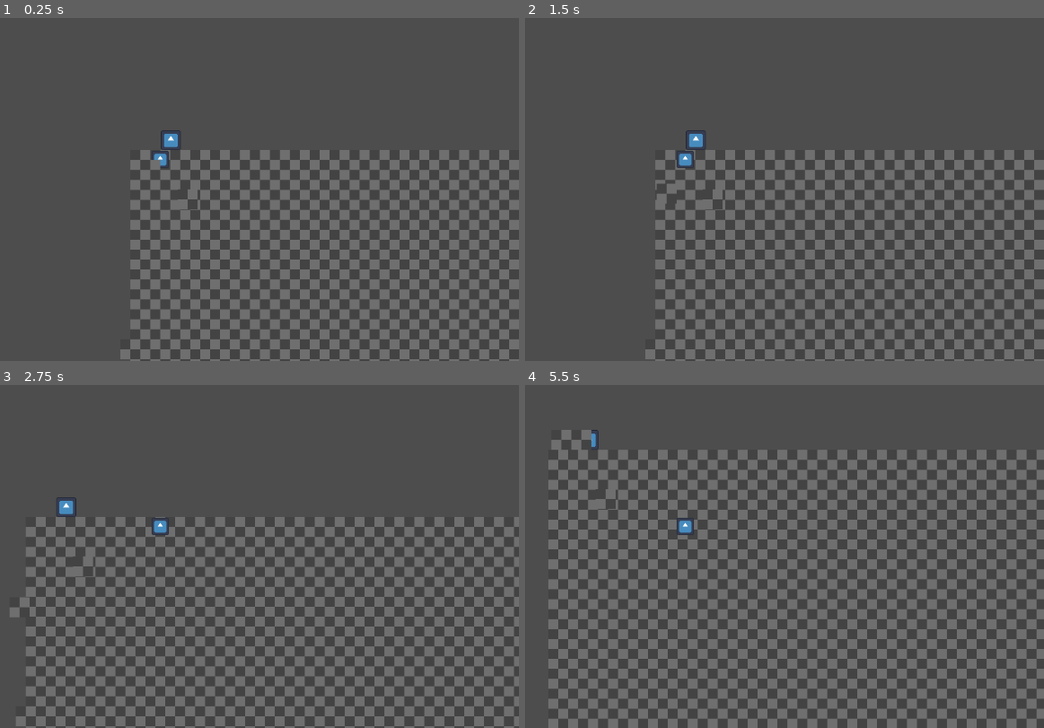
Above: before the commit, frames 1-4 (two rows, left to right).
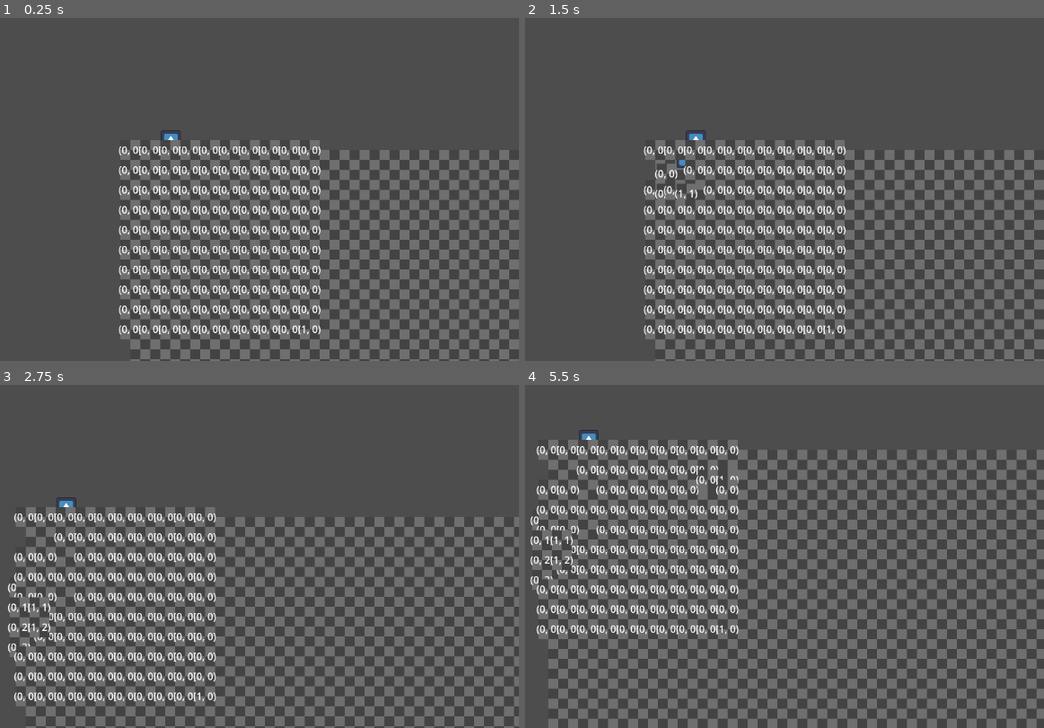
Above: after the commit, the same moments.

Repository: Xelasari/Acerola-Jam-0
Game: Godot game, scene res://game.tscn
Same seed, same stepped clock (60 frames per second), same inputs: the game is played once before the commit and once after it. The project has no main scene, so this scene is started directly. The engine's default icon, where the game draws it, is replaced by a stand-in: a white triangle on a blue panel in a dark square.
Inputs (mouse positions are in pixels of both pictures, inside the frame that each line leads up to):
- Up to frame 1 (0.25 s): no input
- Up to frame 2 (1.5 s): tap Enter at 0.5 s; drag from (711, 199) to (758, 69) at 0.52 s; tap Space at 1.25 s; drag from (675, 168) to (649, 240) at 1.27 s
- Up to frame 3 (2.75 s): tap Enter at 2 s; move the mouse to (332, 717) at 2.02 s; hold D (right) from 2.03 s (still down); click (332, 717) at 2.1 s
- Up to frame 4 (5.5 s): release D (right) at 2.75 s; drag from (550, 717) to (582, 508) at 2.77 s; tap Space at 3.5, 5 s; drag from (561, 508) to (748, 703) at 3.52 s; tap Enter at 4.25 s; drag from (outside the picture) to (608, 566) at 4.27 s; move the mouse to (722, 525) at 5.02 s; hold S (down) from 5.03 s (still down); click (722, 525) at 5.1 s

The runs differ from the first frame. In frame 1, 5.9% of the frame differs, in the area x 22-62%, y 35-100%; in frame 2, 6.1%; in frame 3, 6.0%; in frame 4, 6.3%, in the area x 1-42%, y 13-75%.

Commit message:
Tile merging mechanic now works (nice)

Diff:
--- a/Tile.gd
+++ b/Tile.gd
@@ -9,14 +9,19 @@
 var local_position : Vector2i
 var parent_tile_group : Node
 
+# This is used to move all tiles attached to
+var tiles_connected_to : Array
+
 signal start_drag()
 signal end_drag()
 signal attempt_connection(area, triggered_side)
+signal connect_two_tiles(tile1, tile2)
 
 # Called when the node enters the scene tree for the first time.
 func _ready():
 	draggableComponent = $DraggableComponent
 	parent_tile_group = get_parent()
+	tiles_connected_to.append(self)
 	return
 	var e : EdgeComponent
 	e = EdgeComponent.new()
@@ -46,11 +51,20 @@
 
 # Called every frame. 'delta' is the elapsed time since the previous frame.
 func _process(delta):
-	#if draggableComponent.being_dragged:
-	#	position = get_global_mouse_position() - vector_to_center
+	$Label.text = str(local_position)
+	if draggableComponent.being_dragged:
+		var new_pos = get_global_mouse_position() - vector_to_center
+		var delta_pos = new_pos - position
+		position = get_global_mouse_position() - vector_to_center
+		propogate_new_position(delta_pos)
 
 
 	pass
+
+func propogate_new_position(delta_pos):
+	for t in tiles_connected_to:
+		if t == self: continue
+		t.position += delta_pos
 
 
 func _on_draggable_component_mouse_entered():
@@ -88,7 +102,7 @@
 
 
 
-func set_edge_collision(side : EdgeComponent.EDGE_SIDE, set_value : bool):
+func disable_edge_collision(side : EdgeComponent.EDGE_SIDE, set_value : bool):
 	print("set " + str(side) + " to " + str(set_value))
 	match side:
 		EdgeComponent.EDGE_SIDE.LEFT:
@@ -109,40 +123,48 @@
 
 # TODO: make these much more clean holy moly
 func _on_left_edge_component_area_entered(area):
-	print("left")
+	#print("left")
+
 	if area.get_collision_layer_value(3) and\
-		draggableComponent.being_dragged and\
+		#draggableComponent.being_dragged and\
 		area.edge_side == EdgeComponent.EDGE_SIDE.RIGHT:
 
-		attempt_connection.emit(area.get_parent(), EdgeComponent.EDGE_SIDE.LEFT)
+		connect_two_tiles.emit(self, area.get_parent(), EdgeComponent.EDGE_SIDE.LEFT)
+		#attempt_connection.emit(area.get_parent(), EdgeComponent.EDGE_SIDE.LEFT)
 	pass # Replace with function body.
 
 
 func _on_top_edge_component_area_entered(area):
-	print("top")
+	#print("top")
+
 	if area.get_collision_layer_value(3) and\
-		draggableComponent.being_dragged and\
+		#draggableComponent.being_dragged and\
 		area.edge_side == EdgeComponent.EDGE_SIDE.BOTTOM:
 
-		attempt_connection.emit(area.get_parent(), EdgeComponent.EDGE_SIDE.TOP)
+		connect_two_tiles.emit(self, area.get_parent(), EdgeComponent.EDGE_SIDE.TOP)
+		#attempt_connection.emit(area.get_parent(), EdgeComponent.EDGE_SIDE.TOP)
 	pass # Replace with function body.
 
 
 func _on_right_edge_component_area_entered(area):
-	print("right")
+	#print("right")
+	return
 	if area.get_collision_layer_value(3) and\
-		draggableComponent.being_dragged and\
+		#draggableComponent.being_dragged and\
 		area.edge_side == EdgeComponent.EDGE_SIDE.LEFT:
 
-		attempt_connection.emit(area.get_parent(), EdgeComponent.EDGE_SIDE.RIGHT)
+		connect_two_tiles.emit(self, area.get_parent(), EdgeComponent.EDGE_SIDE.RIGHT)
+		#attempt_connection.emit(area.get_parent(), EdgeComponent.EDGE_SIDE.RIGHT)
 	pass # Replace with function body.
 
 
 func _on_bottom_edge_component_area_entered(area):
-	print("bottom")
+	#print("bottom")
+	return
 	if area.get_collision_layer_value(3) and\
-		draggableComponent.being_dragged and\
+		#draggableComponent.being_dragged and\
 		area.edge_side == EdgeComponent.EDGE_SIDE.TOP:
 
-		attempt_connection.emit(area.get_parent(), EdgeComponent.EDGE_SIDE.BOTTOM)
+		connect_two_tiles.emit(self, area.get_parent(), EdgeComponent.EDGE_SIDE.BOTTOM)
+		#attempt_connection.emit(area.get_parent(), EdgeComponent.EDGE_SIDE.BOTTOM)
 	pass # Replace with function body.
--- a/TileGroup.gd
+++ b/TileGroup.gd
@@ -107,7 +107,7 @@
 	#tile.set_edge_collision((triggered_edge + 2) % 4, false)
 	#test[0].set_edge_collision(triggered_edge, false)
 
-	tile.call_deferred("set_edge_collision", (triggered_edge + 2) % 4, false)
+	tile.call_deferred("set_edge_collision", (triggered_edge + 2) % 3, false)
 	test[0].call_deferred("set_edge_collision", triggered_edge, false)
 
 
--- a/edge_component.gd
+++ b/edge_component.gd
@@ -4,7 +4,7 @@
 class_name EdgeComponent
 
 
-enum EDGE_SIDE {TOP, LEFT, RIGHT, BOTTOM}
+enum EDGE_SIDE {TOP, RIGHT, BOTTOM, LEFT}
 @export var edge_side : EDGE_SIDE
 
 #var edge_side : int
--- a/game.gd
+++ b/game.gd
@@ -2,24 +2,48 @@
 
 
 @export var tileGroupScene : PackedScene
+@export var tileManager : PackedScene
 
 # Called when the node enters the scene tree for the first time.
 func _ready():
-	var tgs = tileGroupScene.instantiate()
-	tgs.position = Vector2(32, 32)
-	tgs.create_tile_at(Vector2i(0, 0))
-	add_child(tgs)
+	#var tgs = tileGroupScene.instantiate()
+	#tgs.position = Vector2(32, 32)
+	#tgs.create_tile_at(Vector2i(0, 0))
+	#add_child(tgs)
+	#
+	#tgs = tileGroupScene.instantiate()
+	#tgs.position = Vector2(320, 320)
+	#tgs.create_tile_at(Vector2i(0, 0))
+	#add_child(tgs)
+	#
+	#tgs = tileGroupScene.instantiate()
+	#tgs.position = Vector2(0, 320)
+	#tgs.create_tile_at(Vector2i(0, 0))
+	#add_child(tgs)
+	#pass # Replace with function body.
 
-	tgs = tileGroupScene.instantiate()
-	tgs.position = Vector2(320, 320)
-	tgs.create_tile_at(Vector2i(0, 0))
-	add_child(tgs)
+	var tm = tileManager.instantiate()
 
-	tgs = tileGroupScene.instantiate()
-	tgs.position = Vector2(0, 320)
-	tgs.create_tile_at(Vector2i(0, 0))
-	add_child(tgs)
-	pass # Replace with function body.
+	for x in range(0, 10):
+		for y in range(0, 10):
+			tm.create_tile_at(Vector2i(x, y))
+
+
+	#tm.create_tile_at(Vector2i(0, 0))
+	#tm.create_tile_at(Vector2i(2, 2))
+	#tm.create_tile_at(Vector2i(4, 4))
+	#
+	#tm.create_tile_at(Vector2i(5, 0))
+	#tm.create_tile_at(Vector2i(5, 2))
+	#tm.create_tile_at(Vector2i(5, 4))
+	#
+	#tm.create_tile_at(Vector2i(5, 7))
+	#tm.create_tile_at(Vector2i(5, 9))
+	#tm.create_tile_at(Vector2i(5, 11))
+	add_child(tm)
+	pass
+
+
 
 
 # Called every frame. 'delta' is the elapsed time since the previous frame.
--- a/game.tscn
+++ b/game.tscn
@@ -3,9 +3,9 @@
 [ext_resource type="Script" path="res://game.gd" id="1_koi76"]
 [ext_resource type="Texture2D" uid="uid://ccub31pwjydi" path="res://assets/checker_tile.png" id="1_sgc4s"]
 [ext_resource type="PackedScene" uid="uid://cv4h0203et3ea" path="res://tile_group.tscn" id="2_ppq8d"]
+[ext_resource type="PackedScene" uid="uid://clfhv0k3obo7t" path="res://tile_manager.tscn" id="3_0lihf"]
 [ext_resource type="PackedScene" uid="uid://c1no6g63ae2al" path="res://player.tscn" id="3_3spd3"]
 [ext_resource type="Texture2D" uid="uid://doeif5083xa6g" path="res://icon.svg" id="4_v7hey"]
-[ext_resource type="PackedScene" uid="uid://cdweu08hnlext" path="res://tile.tscn" id="6_k3p3t"]
 
 [sub_resource type="TileSetAtlasSource" id="TileSetAtlasSource_a0w7k"]
 texture = ExtResource("1_sgc4s")
@@ -22,6 +22,7 @@
 [node name="Game" type="Node2D"]
 script = ExtResource("1_koi76")
 tileGroupScene = ExtResource("2_ppq8d")
+tileManager = ExtResource("3_0lihf")
 
 [node name="TileMap" type="TileMap" parent="."]
 texture_filter = 1
@@ -44,9 +45,3 @@
 [node name="CollisionShape2D" type="CollisionShape2D" parent="Tile/Edge"]
 position = Vector2(-16, 0)
 shape = SubResource("RectangleShape2D_thcjo")
-
-[node name="TileGroup" type="Node2D" parent="."]
-
-[node name="Tile2" parent="." instance=ExtResource("6_k3p3t")]
-
-[node name="TileGroup2" type="Node2D" parent="."]
--- a/tile.tscn
+++ b/tile.tscn
@@ -38,7 +38,7 @@
 collision_layer = 4
 collision_mask = 4
 script = ExtResource("3_bdptn")
-edge_side = 1
+edge_side = 3
 
 [node name="CollisionShape2D" type="CollisionShape2D" parent="LeftEdgeComponent"]
 position = Vector2(-18, 0)
@@ -57,7 +57,7 @@
 collision_layer = 4
 collision_mask = 4
 script = ExtResource("3_bdptn")
-edge_side = 2
+edge_side = 1
 
 [node name="CollisionShape2D" type="CollisionShape2D" parent="RightEdgeComponent"]
 position = Vector2(18, 0)
@@ -67,11 +67,19 @@
 collision_layer = 4
 collision_mask = 4
 script = ExtResource("3_bdptn")
-edge_side = 3
+edge_side = 2
 
 [node name="CollisionShape2D" type="CollisionShape2D" parent="BottomEdgeComponent"]
 position = Vector2(0, 18)
 shape = SubResource("RectangleShape2D_fvpfp")
+
+[node name="Label" type="Label" parent="."]
+offset_left = -20.0
+offset_top = -12.0
+offset_right = 20.0
+offset_bottom = 11.0
+horizontal_alignment = 1
+vertical_alignment = 1
 
 [connection signal="input_event" from="DraggableComponent" to="." method="_on_draggable_component_input_event"]
 [connection signal="mouse_entered" from="DraggableComponent" to="." method="_on_draggable_component_mouse_entered"]
--- /dev/null
+++ b/tile_manager.gd
@@ -0,0 +1,184 @@
+extends Node2D
+
+# Current problem: tile_groups are very hard to work with
+# Attempted solution?: tiles adhoc handle themselves?
+# Maybe have a global variable counting up and down "tile groups"
+# when merging two tiles, decrement tile groups, when splitting increment
+# movement is handled via signals, ie "move group 3, to position x, y"
+
+# This node will contain all tiles and handle merging
+
+# Nodes should always be counted from the top left
+# so if two "(0, 0)" nodes get connected, it will turn into
+# (0, 0) and (0, 1), for example
+
+
+@export var tileScene : PackedScene
+
+var connect_cooldown : int = 0
+
+
+# Called when the node enters the scene tree for the first time.
+func _ready():
+	pass # Replace with function body.
+
+
+# Called every frame. 'delta' is the elapsed time since the previous frame.
+func _process(delta):
+	if connect_cooldown != 0:
+		connect_cooldown -= 1
+	pass
+
+func create_tile_at(local_coord):
+	var new_tile = tileScene.instantiate()
+	new_tile.position = local_coord * 32
+	new_tile.local_position = Vector2i(0, 0)
+	#new_tile.connect("start_drag", _on_start_drag)
+	#new_tile.connect("end_drag", _on_end_drag)
+	new_tile.connect("connect_two_tiles", _on_connect_two_tiles)
+	#tiles_in_group.append(new_tile)
+	add_child(new_tile)
+	pass
+
+func _on_connect_two_tiles(tile1, tile2, edge_side):
+	if connect_cooldown != 0: return
+
+	print("Edge side: " + str(edge_side))
+
+	# all of this should happen on mouse release, so that can help how to think about things
+
+
+
+	# get all tiles connected to tile1
+
+	var tile1_group = tile1.tiles_connected_to
+
+	# get all tiles connected to tile2
+
+	var tile2_group = tile2.tiles_connected_to
+
+	# use tile1 and edge_side to create offset for all tiles connected to tile2
+
+	# need to find largest x, y in tile1 and add to shift vector (I think)
+	# This is actually probably specific for which direction it is being connected to
+	# consider left connection
+	# this is dealing with x coordinate
+	# you need tile2 x coordinate
+	# left connection difference between tile1 and tile2 (plus side)
+	# (0, 0) - tile2:(1, 0) + constant:(-1, 0) == shift vector
+
+	var max_x : int = -999999
+	var max_y : int = -999999
+
+	for t in tile1.tiles_connected_to:
+		if max_x < t.local_position.x:
+			max_x = t.local_position.x
+		if max_y < t.local_position.y:
+			max_y = t.local_position.y
+
+	print("max vector: " + str(max_x) + ", " + str(max_y))
+
+	var shift_vector : Vector2i = Vector2i(0, 0)
+
+	print("tile1.local_position: " + str(tile1.local_position))
+	print("tile2.local_position: " + str(tile2.local_position))
+
+	#shift_vector = Vector2i(max_x, max_y)
+	print(shift_vector)
+	match edge_side:
+		EdgeComponent.EDGE_SIDE.TOP:
+			shift_vector = tile1.local_position - tile2.local_position
+			shift_vector += Vector2i(0, -1)
+		EdgeComponent.EDGE_SIDE.BOTTOM:
+			shift_vector += Vector2i(0, 1)
+		EdgeComponent.EDGE_SIDE.RIGHT:
+			shift_vector = tile1.local_position + tile2.local_position
+			shift_vector += Vector2i(1, 0)
+		EdgeComponent.EDGE_SIDE.LEFT:
+			shift_vector = tile1.local_position - tile2.local_position
+			shift_vector += Vector2i(-1, 0)
+
+	print("shift vector: " + str(shift_vector))
+
+	#tile1.disable_edge_collision(edge_side, true)
+	#tile2.disable_edge_collision((edge_side + 2) % 4, true)
+
+	#tile1.turn_off_edges()
+	#tile2.turn_off_edges()
+
+	# offset tile2 group
+
+	for t in tile2_group:
+		t.local_position += shift_vector
+
+	# make sure all tiles know of each other
+	var new_tiles_connected_to : Array
+
+	for t in tile1.tiles_connected_to:
+		new_tiles_connected_to.append(t)
+
+	for t in tile2.tiles_connected_to:
+		new_tiles_connected_to.append(t)
+
+	for t in new_tiles_connected_to:
+		t.tiles_connected_to = new_tiles_connected_to
+
+	# using tile1, set new positions for clean tiling
+
+	var reference_pos = tile1.position
+	for t in tile1.tiles_connected_to:
+		#if t == tile1: continue
+		t.position = reference_pos + Vector2((t.local_position * 32))
+		#t.position = Vector2((t.local_position * 32))
+
+	# iterate through all tiles in new tile set to re-calculate top left corner
+
+	var smallest_x : int = 9999999999
+	var smallest_y : int = 9999999999
+	for t in tile1.tiles_connected_to:
+		if smallest_x > t.local_position.x:
+			smallest_x = t.local_position.x
+		if smallest_y > t.local_position.y:
+			smallest_y = t.local_position.y
+
+	print("Smallest: (" + str(smallest_x) + ", " + str(smallest_y) +")")
+
+	# use new top left corner to properly set all tiles
+	for t in tile1.tiles_connected_to:
+		t.local_position += Vector2i(abs(smallest_x), abs(smallest_y))
+
+
+
+	# This point should be the 0, 0 position, from which
+	var reference_point : Vector2
+
+
+	# Re-calculate all edges, see if they need to be turned off
+	var tiles_at : Dictionary
+	for t in tile1.tiles_connected_to:
+		tiles_at[t.local_position] = true
+
+	for t in tile1.tiles_connected_to:
+		var check
+		check = t.local_position + Vector2i(0, -1)
+		if tiles_at.has(check):
+			t.call_deferred("disable_edge_collision", EdgeComponent.EDGE_SIDE.TOP, true)
+			#t.disable_edge_collision(EdgeComponent.EDGE_SIDE.TOP, true)
+		check = t.local_position + Vector2i(1, 0)
+		if tiles_at.has(check):
+			t.call_deferred("disable_edge_collision", EdgeComponent.EDGE_SIDE.RIGHT, true)
+			#t.disable_edge_collision(EdgeComponent.EDGE_SIDE.RIGHT, true)
+		check = t.local_position + Vector2i(0, 1)
+		if tiles_at.has(check):
+			t.call_deferred("disable_edge_collision", EdgeComponent.EDGE_SIDE.BOTTOM, true)
+			#t.disable_edge_collision(EdgeComponent.EDGE_SIDE.BOTTOM, true)
+		check = t.local_position + Vector2i(-1, 0)
+		if tiles_at.has(check):
+			t.call_deferred("disable_edge_collision", EdgeComponent.EDGE_SIDE.LEFT, true)
+			#t.disable_edge_collision(EdgeComponent.EDGE_SIDE.LEFT, true)
+
+
+	print("------------------------------------------")
+
+
+	connect_cooldown = 3
--- /dev/null
+++ b/tile_manager.tscn
@@ -0,0 +1,8 @@
+[gd_scene load_steps=3 format=3 uid="uid://clfhv0k3obo7t"]
+
+[ext_resource type="Script" path="res://tile_manager.gd" id="1_hp56f"]
+[ext_resource type="PackedScene" uid="uid://cdweu08hnlext" path="res://tile.tscn" id="2_unrn7"]
+
+[node name="TileManager" type="Node2D"]
+script = ExtResource("1_hp56f")
+tileScene = ExtResource("2_unrn7")
